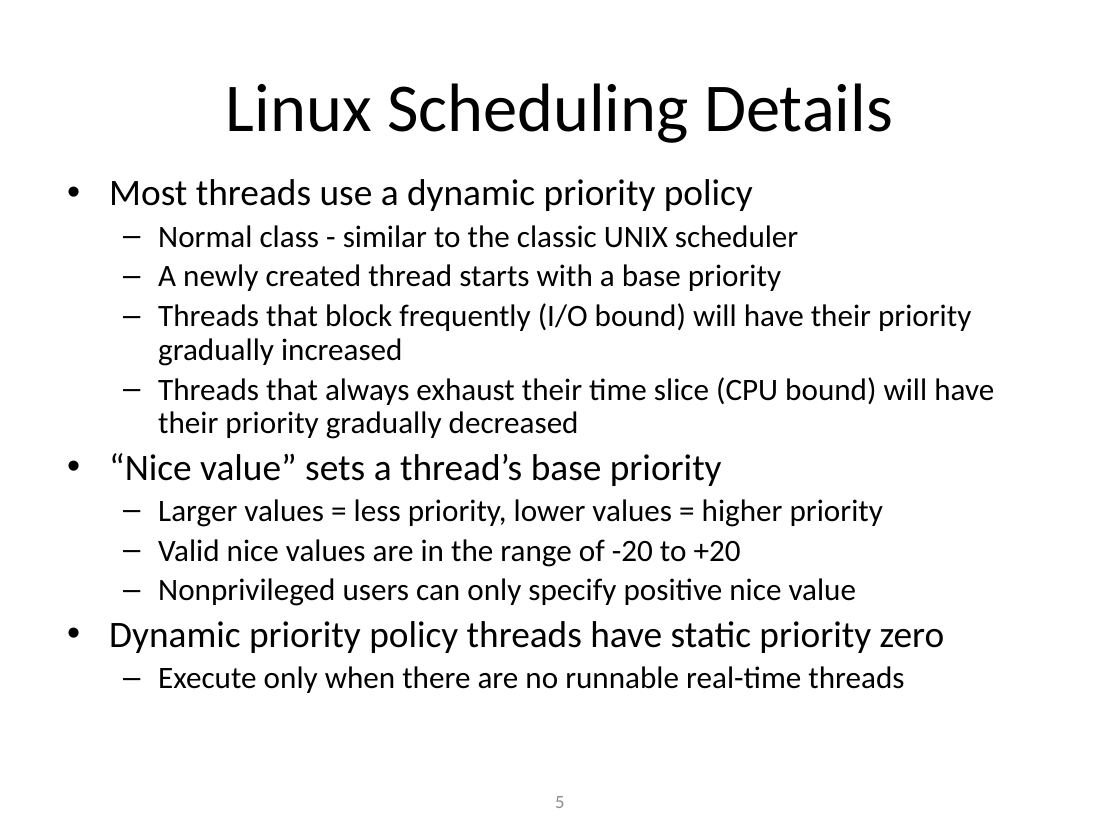
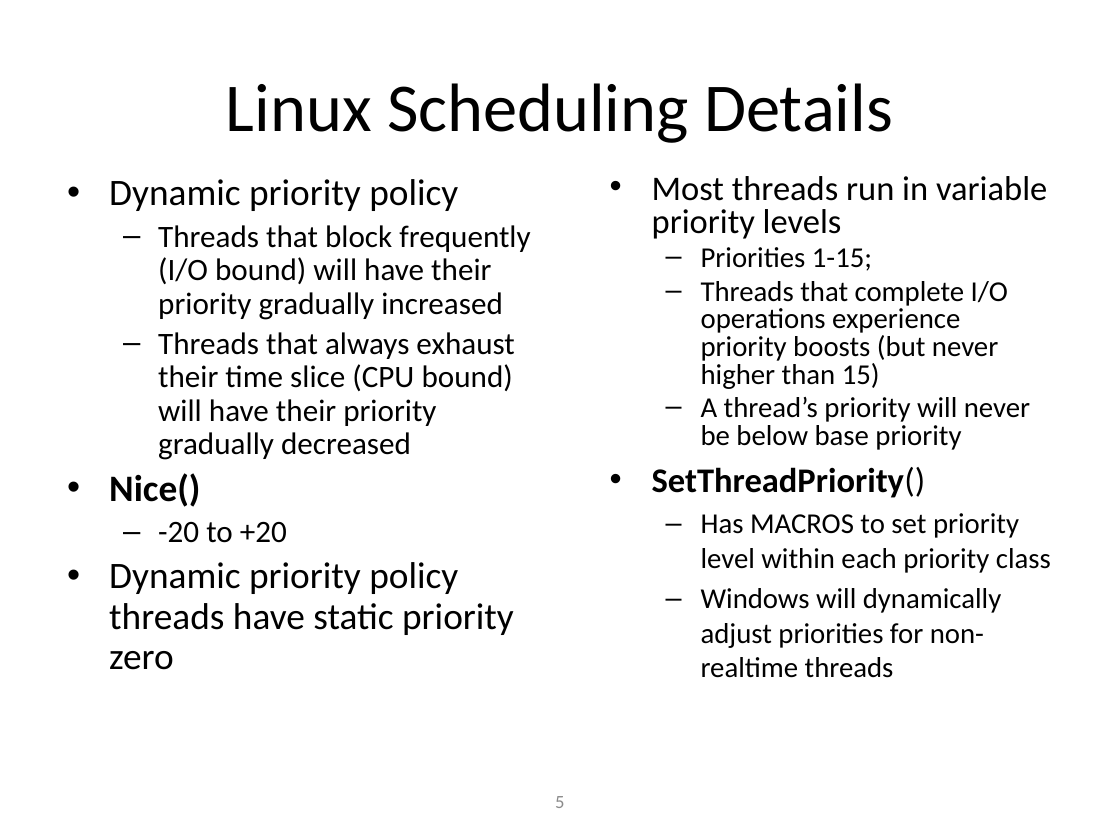
Before and after one commit to shyamrajendran/OS_MPS, a slide deck: slide 5 of 4th_credit/shyam.pptx. Drawn at 1120x840 pixels with LibreOffice and Linux fonts; fonts in the diff are those of the drawing. Boxes give left, top, right and bottom in pixels: in the first picture for what was removed or moved away, otherwise in the second. Text is boxed around its words. In the diff, an @@ line names an element or a change of style, - is before the commit and + after.

```diff
--- a/4th_credit/shyam.pptx
+++ b/4th_credit/shyam.pptx
@@ text at (109, 179, 458, 211): text changed; size 20 to 24 pt @@
-• Most threads use a dynamic priority policy
-  – Normal class - similar to the classic UNIX scheduler
-  – A newly created thread starts with a base priority
+• Dynamic priority policy
@@ text added at (652, 176, 1051, 678), 18.5 pt, text #000000 @@
+• Most threads run in variable priority levels
+  – Priorities 1-15;
+  – Threads that complete I/O operations experience priority boosts (but never higher than 15)
+  – A thread’s priority will never be below base priority
+• SetThreadPriority()
+  – Has MACROS to set priority level within each priority class
+  – Windows will dynamically adjust priorities for non-realtime threads
@@ text at (109, 473, 287, 543): text changed @@
-• “Nice value” sets a thread’s base priority
-  – Larger values = less priority, lower values = higher priority
-  – Valid nice values are in the range of -20 to +20
-  – Nonprivileged users can only specify positive nice value
+• Nice()
+  – -20 to +20
@@ text at (158, 666, 904, 693): paragraph removed @@
-  – Execute only when there are no runnable real-time threads
```
Also in this commit, not shown: 2 other slides changed, 3 slides removed.
